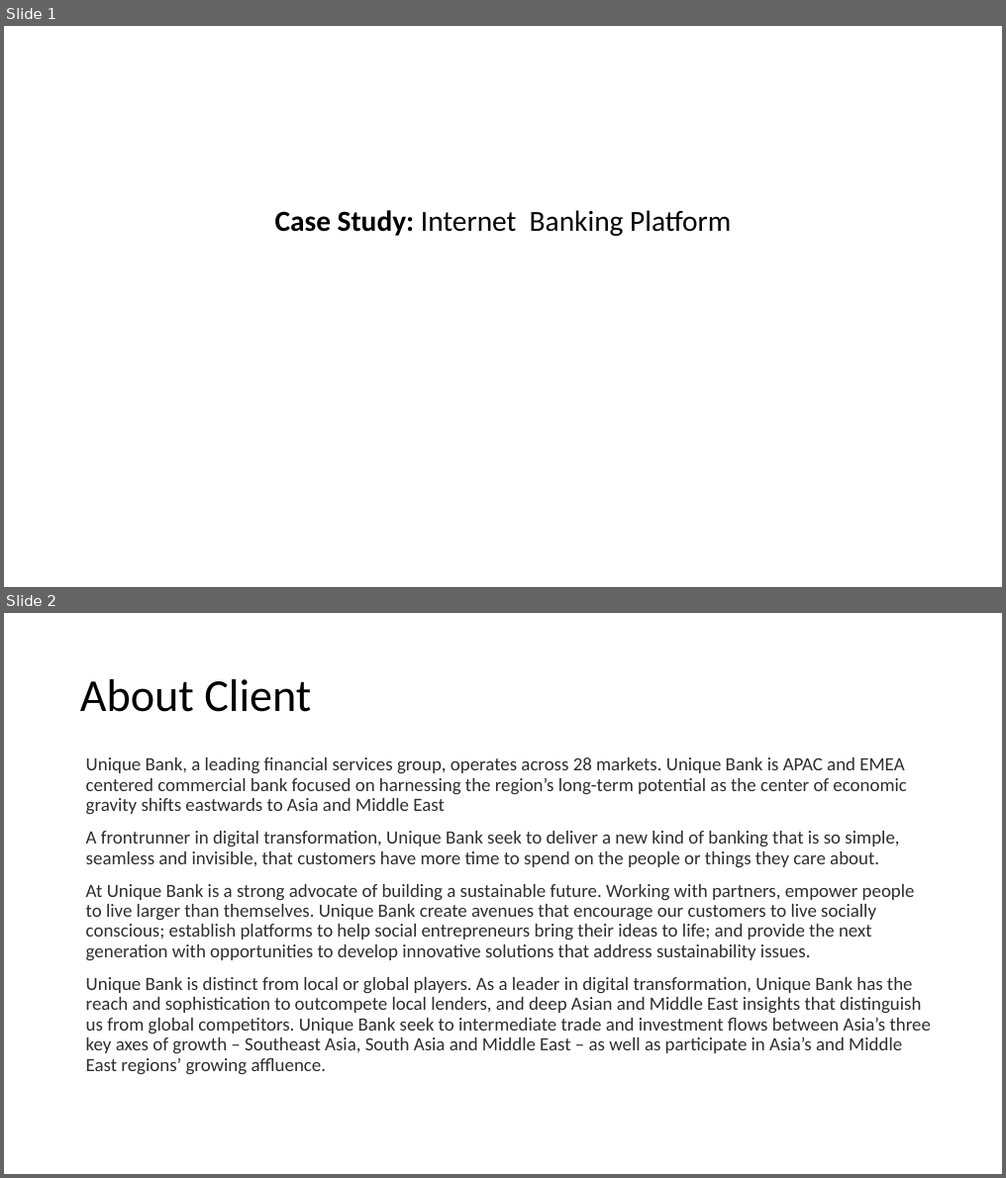
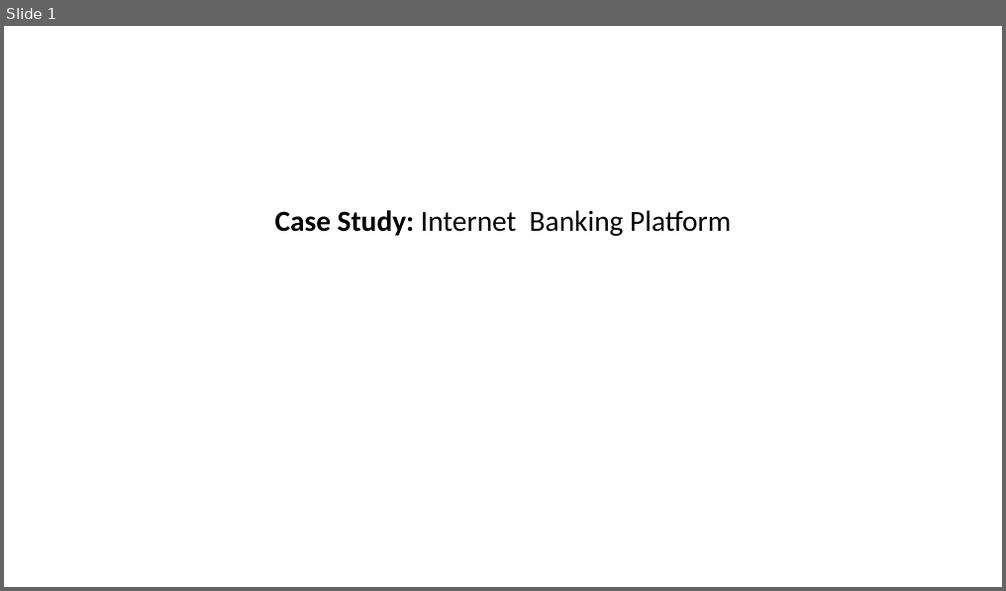
Before and after one commit to itsmeneeraj/alpha, a slide deck: Study - Note.pptx. Shown one above the other, each under a label of ours: slides 1 and 2 before the commit, slide 1 after it. The pictures are 1006x1178 and 1006x591 pixels, drawn with LibreOffice and Linux fonts; fonts in the diff are those of the drawing. Boxes give left, top, right and bottom in pixels: in the first picture for what was removed or moved away, otherwise in the second. Text is boxed around its words. In the diff, an @@ line names an element or a change of style, - is before the commit and + after.

```diff
--- a/Study - Note.pptx
+++ b/Study - Note.pptx
@@ slide 2 removed at (x1=4, y1=613, x2=1002, y2=1174), background #FFFFFF @@
@@ title removed at (x1=80, y1=679, x2=311, y2=712) @@
-About Client
@@ text removed at (x1=86, y1=758, x2=931, y2=1075) @@
-Unique Bank, a leading financial services group, operates across 28 markets. Unique Bank is APAC and EMEA centered commercial bank focused on harnessing the region’s long-term potential as the center of economic gravity shifts eastwards to Asia and Middle East
-A frontrunner in digital transformation, Unique Bank seek to deliver a new kind of banking that is so simple, seamless and invisible, that customers have more time to spend on the people or things they care about.
-At Unique Bank is a strong advocate of building a sustainable future. Working with partners, empower people to live larger than themselves. Unique Bank create avenues that encourage our customers to live socially conscious; establish platforms to help social entrepreneurs bring their ideas to life; and provide the next generation with opportunities to develop innovative solutions that address sustainability issues.
-Unique Bank is distinct from local or global players. As a leader in digital transformation, Unique Bank has the reach and sophistication to outcompete local lenders, and deep Asian and Middle East insights that distinguish us from global competitors. Unique Bank seek to intermediate trade and investment flows between Asia’s three key axes of growth – Southeast Asia, South Asia and Middle East – as well as participate in Asia’s and Middle East regions’ growing affluence.
```
Also in this commit, not shown: 6 slides changed, 1 slide added, 4 other slides removed.
